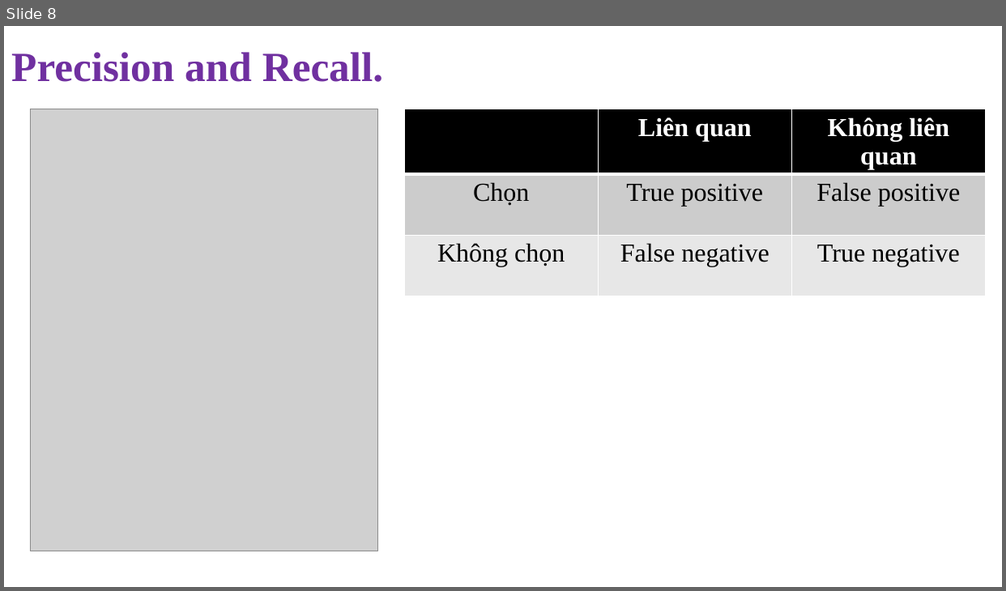
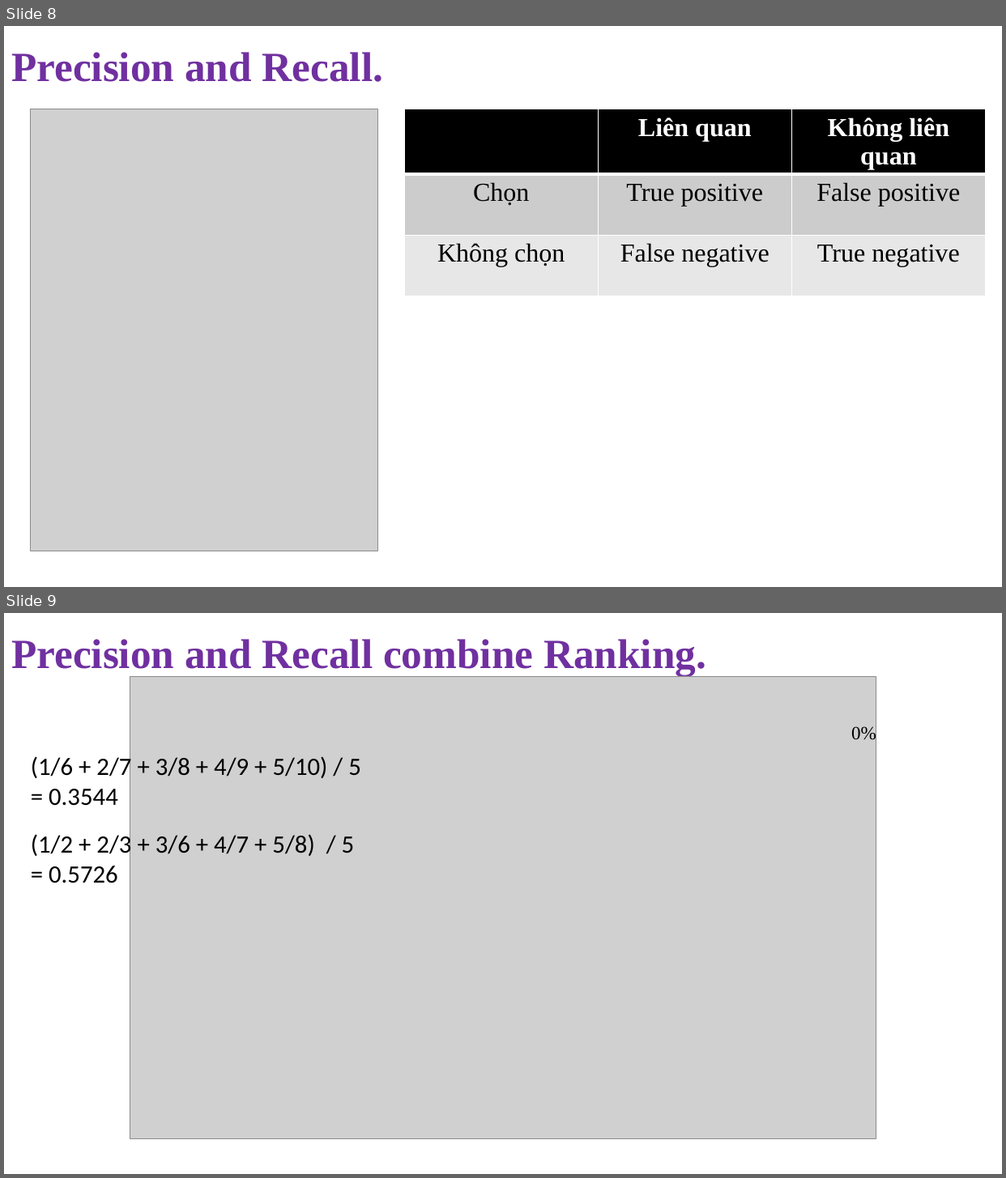
Before and after one commit to NghiLamPhuc/NLP., a slide deck: IR/Presentation1.pptx. Shown one above the other, each under a label of ours: slide 8 before the commit, slides 8 and 9 after it. The pictures are 1006x591 and 1006x1178 pixels, drawn with LibreOffice and Linux fonts; fonts in the diff are those of the drawing; grey boxes stand for pictures. Boxes give left, top, right and bottom in pixels: in the first picture for what was removed or moved away, otherwise in the second. Text is boxed around its words. In the diff, an @@ line names an element or a change of style, - is before the commit and + after.

```diff
--- a/IR/Presentation1.pptx
+++ b/IR/Presentation1.pptx
@@ slide 9 added at (x1=4, y1=613, x2=1002, y2=1174), background #FFFFFF @@
@@ text added at (x1=11, y1=639, x2=706, y2=676), 40 pt, text #7030A0, bold @@
+Precision and Recall combine Ranking.
@@ picture added at (x1=130, y1=676, x2=876, y2=1139) @@
@@ text added at (x1=851, y1=725, x2=876, y2=744), 18 pt, text #000000 @@
+0%
@@ text added at (x1=31, y1=754, x2=361, y2=806), 24 pt, text #000000 @@
+(1/6 + 2/7 + 3/8 + 4/9 + 5/10) / 5 = 0.3544
@@ text added at (x1=31, y1=832, x2=355, y2=884), 24 pt, text #000000 @@
+(1/2 + 2/3 + 3/6 + 4/7 + 5/8) / 5 = 0.5726
```
Also in this commit, not shown: 1 slide changed, 13 other slides added, 28 other files.
